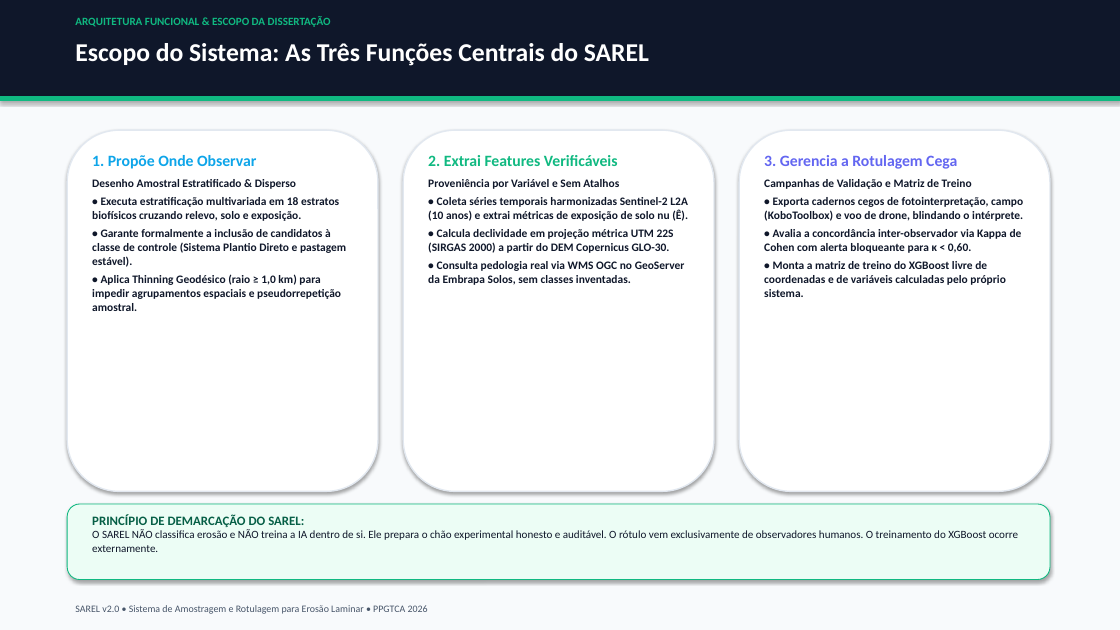
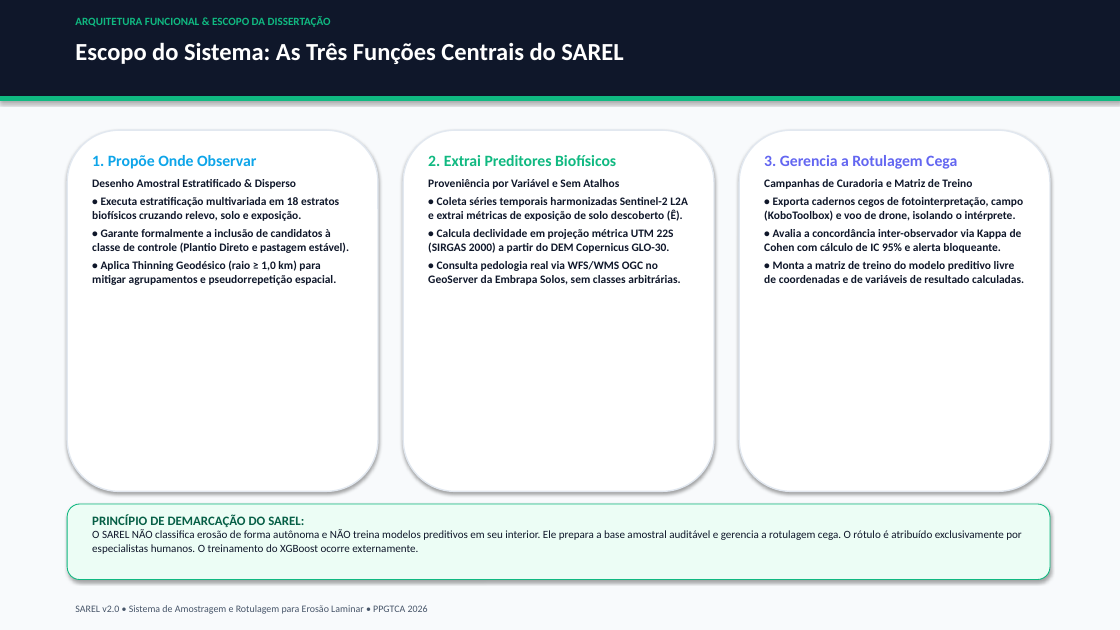
Before and after one commit to RedZardoz/localizador-erosao-v02, a slide deck: slide 4 of Apresentacao_SAREL_PPGTCA_2026.pptx. Drawn at 1120x630 pixels with LibreOffice and Linux fonts; fonts in the diff are those of the drawing. Boxes give left, top, right and bottom in pixels: in the first picture for what was removed or moved away, otherwise in the second. Text is boxed around its words. In the diff, an @@ line names an element or a change of style, - is before the commit and + after.

```diff
--- a/Apresentacao_SAREL_PPGTCA_2026.pptx
+++ b/Apresentacao_SAREL_PPGTCA_2026.pptx
@@ text "Escopo do Sistema: As Três ..." at (75,42,623,64): size 22 to 21 pt @@
@@ text at (428,155,616,166): text changed @@
-2. Extrai Features Verificáveis
+2. Extrai Preditores Biofísicos
@@ text at (764,179,1024,283): text changed @@
-Campanhas de Validação e Matriz de Treino
-• Exporta cadernos cegos de fotointerpretação, campo (KoboToolbox) e voo de drone, blindando o intérprete.
-• Avalia a concordância inter-observador via Kappa de Cohen com alerta bloqueante para κ < 0,60.
-• Monta a matriz de treino do XGBoost livre de coordenadas e de variáveis calculadas pelo próprio sistema.
+Campanhas de Curadoria e Matriz de Treino
+• Exporta cadernos cegos de fotointerpretação, campo (KoboToolbox) e voo de drone, isolando o intérprete.
+• Avalia a concordância inter-observador via Kappa de Cohen com cálculo de IC 95% e alerta bloqueante.
+• Monta a matriz de treino do modelo preditivo livre de coordenadas e de variáveis de resultado calculadas.
@@ text at (428,197,688,221): text changed @@
-• Coleta séries temporais harmonizadas Sentinel-2 L2A (10 anos) e extrai métricas de exposição de solo nu (Ê).
+• Coleta séries temporais harmonizadas Sentinel-2 L2A e extrai métricas de exposição de solo descoberto (Ê).
@@ text at (92,229,349,285): text changed @@
-• Garante formalmente a inclusão de candidatos à classe de controle (Sistema Plantio Direto e pastagem estável).
-• Aplica Thinning Geodésico (raio ≥ 1,0 km) para impedir agrupamentos espaciais e pseudorrepetição amostral.
+• Garante formalmente a inclusão de candidatos à classe de controle (Plantio Direto e pastagem estável).
+• Aplica Thinning Geodésico (raio ≥ 1,0 km) para mitigar agrupamentos e pseudorrepetição espacial.
@@ text at (428,261,680,285): text changed @@
-• Consulta pedologia real via WMS OGC no GeoServer da Embrapa Solos, sem classes inventadas.
+• Consulta pedologia real via WFS/WMS OGC no GeoServer da Embrapa Solos, sem classes arbitrárias.
@@ text at (92,529,1021,554): text changed @@
-O SAREL NÃO classifica erosão e NÃO treina a IA dentro de si. Ele prepara o chão experimental honesto e auditável. O rótulo vem exclusivamente de observadores humanos. O treinamento do XGBoost ocorre externamente.
+O SAREL NÃO classifica erosão de forma autônoma e NÃO treina modelos preditivos em seu interior. Ele prepara a base amostral auditável e gerencia a rotulagem cega. O rótulo é atribuído exclusivamente por especialistas humanos. O treinamento do XGBoost ocorre externamente.
```
Also in this commit, not shown: 11 other slides changed, 2 slides added, 1 slide removed, 3 other files.
